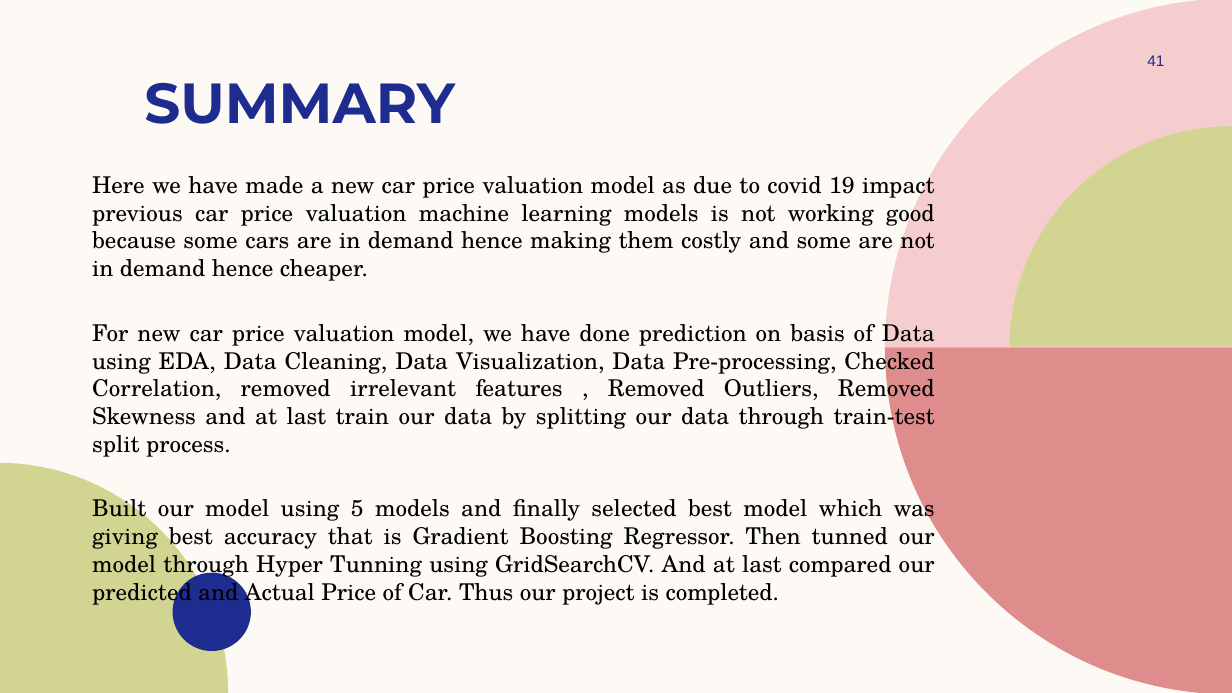
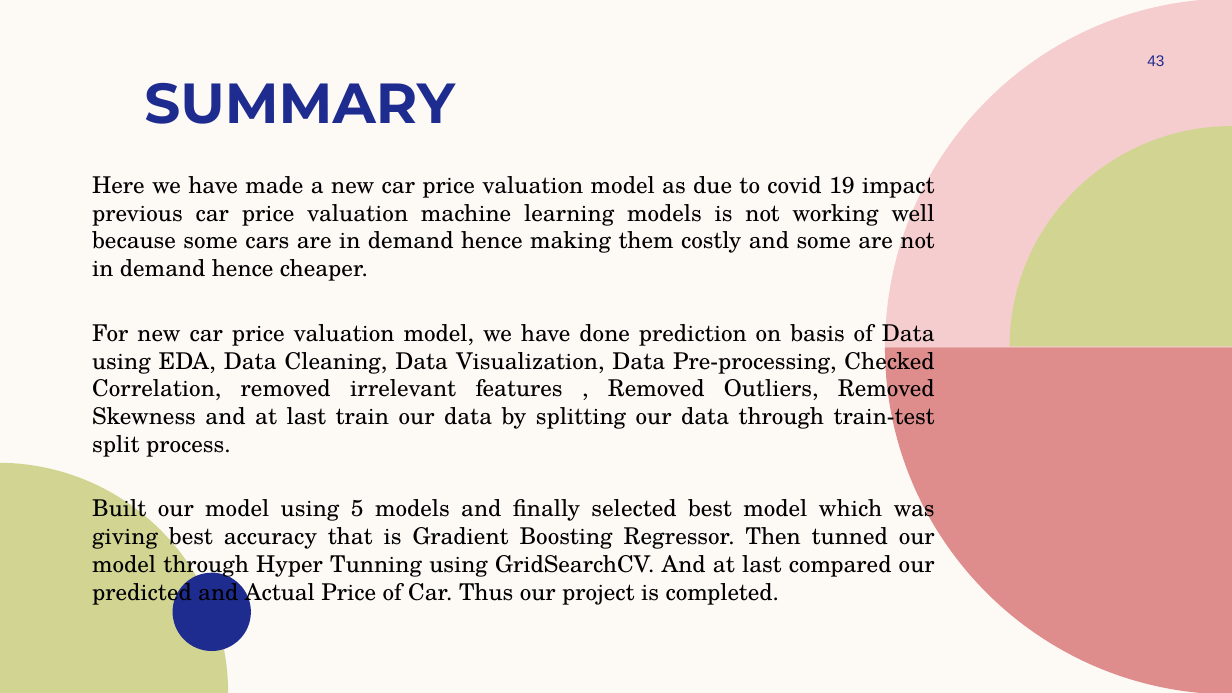
Before and after one commit to ArchanaKumari846/Internship, a slide deck: slide 43 of Project/car price prediction/car price prediction.pptx (slide 41 before the commit). Drawn at 1232x693 pixels with LibreOffice and Linux fonts; fonts in the diff are those of the drawing; background and template pictures are left out. Boxes give left, top, right and bottom in pixels: in the first picture for what was removed or moved away, otherwise in the second. Text is boxed around its words. In the diff, an @@ line names an element or a change of style, - is before the commit and + after.

```diff
--- a/Project/car price prediction/car price prediction.pptx
+++ b/Project/car price prediction/car price prediction.pptx
@@ page number at bbox=[1147, 55, 1164, 66]: text changed @@
-41
+43
@@ text at bbox=[92, 170, 934, 281]: text changed @@
-Here we have made a new car price valuation model as due to covid 19 impact previous car price valuation machine learning models is not working good because some cars are in demand hence making them costly and some are not in demand hence cheaper.
+Here we have made a new car price valuation model as due to covid 19 impact previous car price valuation machine learning models is not working well because some cars are in demand hence making them costly and some are not in demand hence cheaper.
```
Also in this commit, not shown: 6 other slides changed, 2 slides added, 1 other file.
